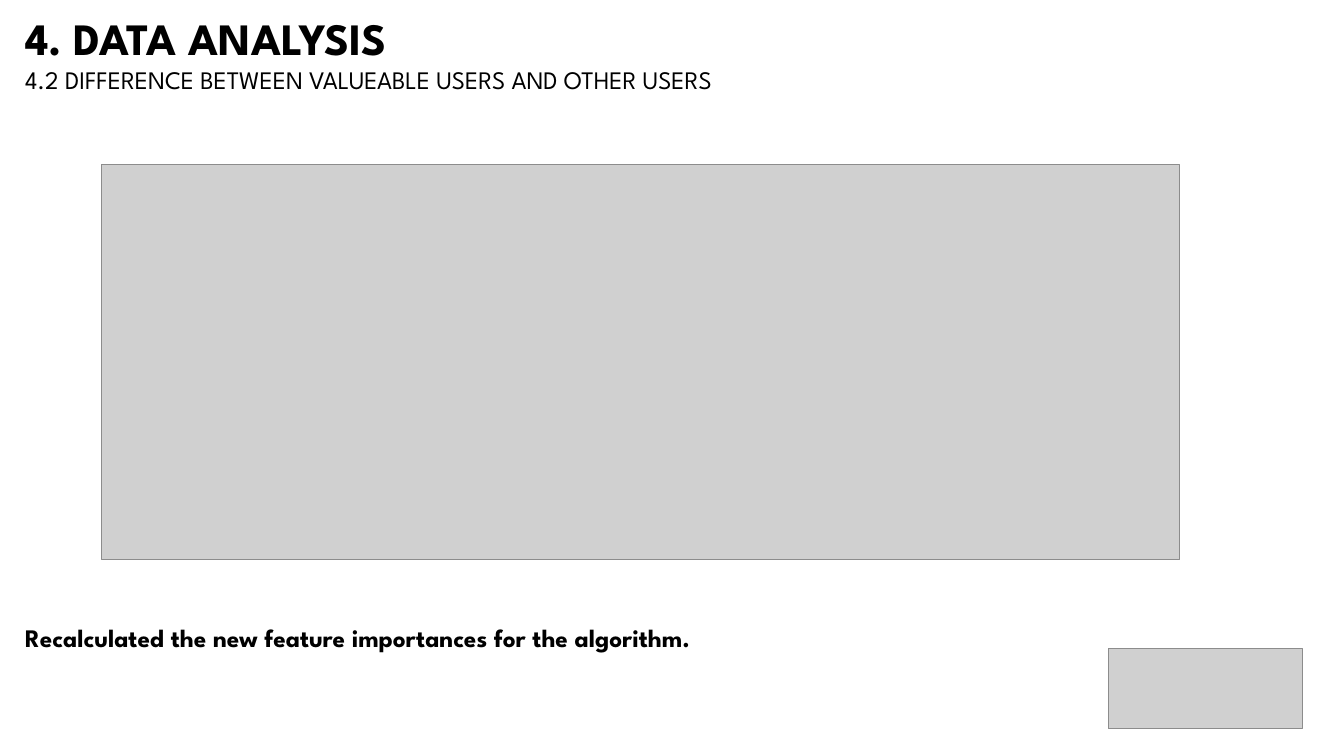
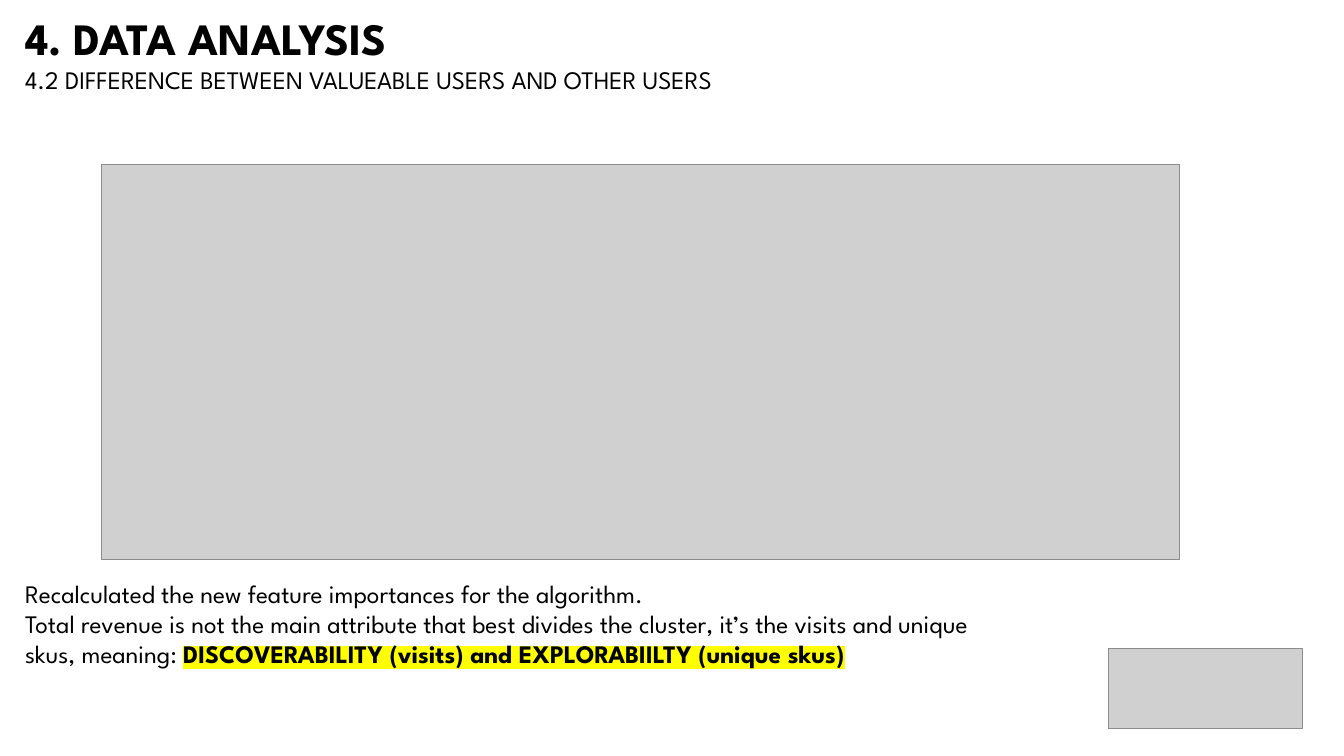
Before and after one commit to bbucalonserra/sales-membership-analysis, a slide deck: slide 26 of presentation.pptx (slide 24 before the commit). Drawn at 1344x756 pixels with LibreOffice and Linux fonts; fonts in the diff are those of the drawing; grey boxes stand for pictures. Boxes give left, top, right and bottom in pixels: in the first picture for what was removed or moved away, otherwise in the second. Text is boxed around its words. In the diff, an @@ line names an element or a change of style, - is before the commit and + after.

```diff
--- a/presentation.pptx
+++ b/presentation.pptx
@@ text "Recalculated the new feature importances ...": place and size @@
-text "Recalculated the new feature importances ..." at [25, 629, 690, 653]
+text "Recalculated the new feature importances ..." at [25, 585, 967, 672]
@@ text at [25, 585, 643, 609]: bold off in "Recalculated the new feature importances for the ..." @@
@@ text at [25, 607, 967, 672]: paragraph added @@
+Total revenue is not the main attribute that best divides the cluster, it’s the visits and unique skus, meaning: DISCOVERABILITY (visits) and EXPLORABIILTY (unique skus)
```
Also in this commit, not shown: 10 other slides changed, 7 slides added, 2 other files.
